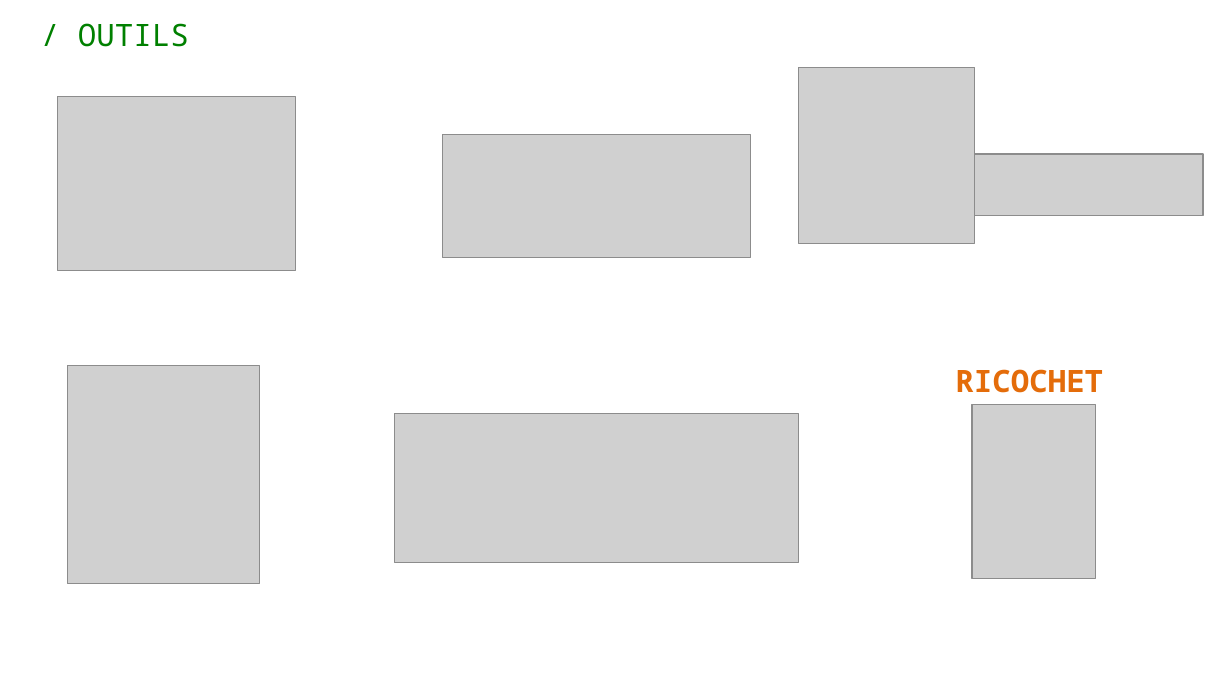
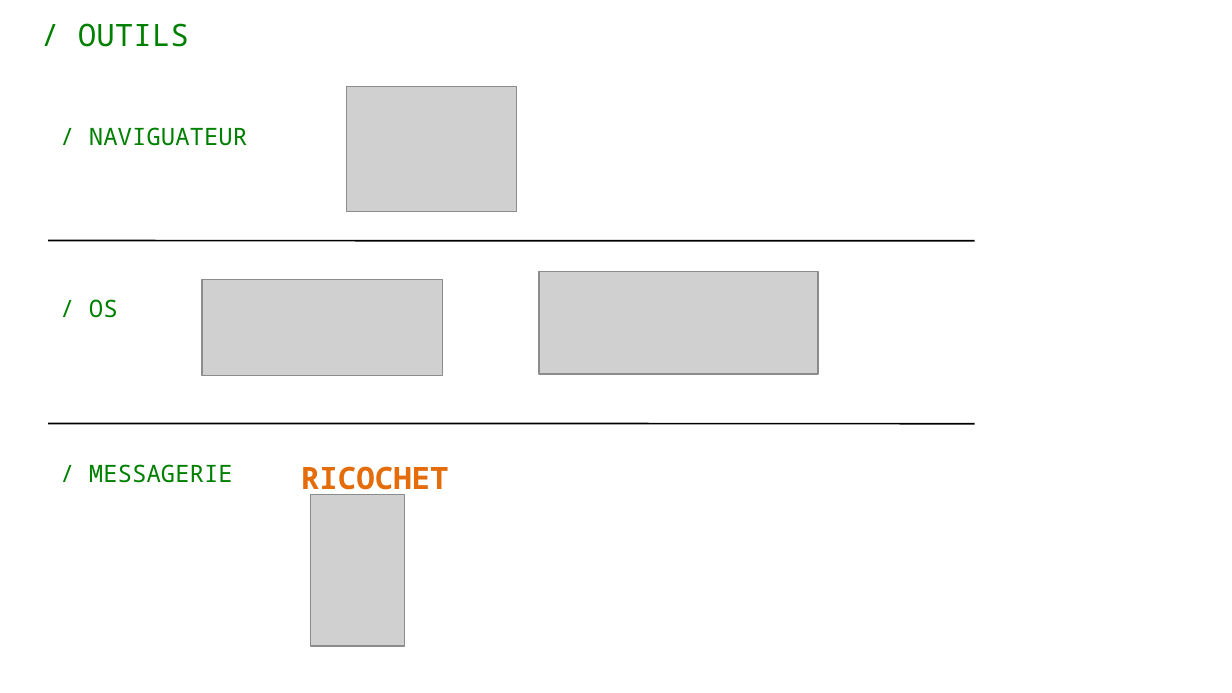
Before and after one commit to ZeNoob4/TOOOOOOOOOOOR, a slide deck: slide 12 of TOR - PRESENTATION.pptx. Drawn at 1232x693 pixels with LibreOffice and Linux fonts; fonts in the diff are those of the drawing; grey boxes stand for pictures. Boxes give left, top, right and bottom in pixels: in the first picture for what was removed or moved away, otherwise in the second. Text is boxed around its words. In the diff, an @@ line names an element or a change of style, - is before the commit and + after.

```diff
--- a/TOR - PRESENTATION.pptx
+++ b/TOR - PRESENTATION.pptx
@@ picture: place and size @@
-picture at [58,96,296,271]
+picture at [346,86,516,212]
@@ picture removed at [798,68,975,244] @@
@@ text added at [89,127,247,146], 14 pt, text #008000 @@
+/ NAVIGUATEUR
@@ picture removed at [934,154,1204,216] @@
@@ line added from (48, 240) to (975, 240), #000000 1 pt @@
@@ text added at [89,299,118,318], 14 pt, text #008000 @@
+/ OS
@@ picture: place and size @@
-picture at [442,134,750,257]
+picture at [202,280,442,376]
@@ picture: place and size @@
-picture at [394,414,798,563]
+picture at [538,271,818,373]
@@ picture removed at [68,366,260,584] @@
@@ line added from (48, 424) to (975, 424), #000000 1 pt @@
@@ text added at [89,464,233,483], 14 pt, text #008000 @@
+/ MESSAGERIE
@@ text "RICOCHET" rewrapped from [955,369,1103,393] to [301,466,449,497] @@
@@ picture: place and size @@
-picture at [972,404,1095,579]
+picture at [310,494,404,646]
```
Also in this commit, not shown: 2 slides added.
